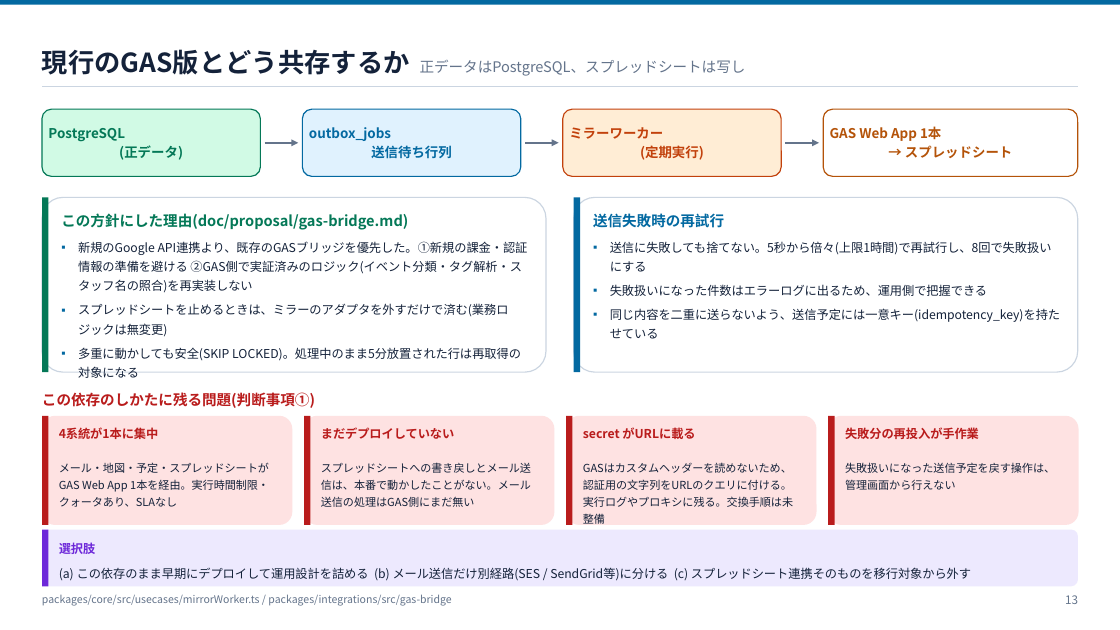
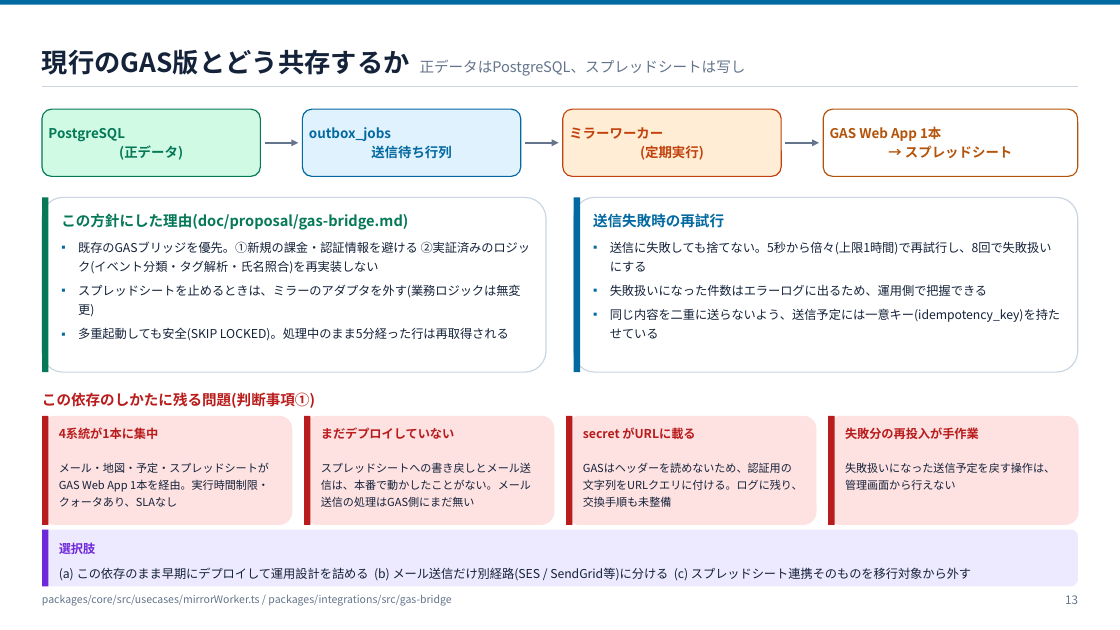
Before and after one commit to ohru131/katahimo-app, a slide deck: slide 13 of doc/slides/architecture.pptx. Drawn at 1120x630 pixels with LibreOffice and Linux fonts; fonts in the diff are those of the drawing. Boxes give left, top, right and bottom in pixels: in the first picture for what was removed or moved away, otherwise in the second. Text is boxed around its words. In the diff, an @@ line names an element or a change of style, - is before the commit and + after.

Commit message:
スライドのはみ出しを直し、pptx を再生成する (#24)
LibreOffice で3資料の全ページを描画して確認し、文字がカードや表の枠から
溢れていた箇所を直した。業務資料はカード高さの見積りと続きページ送りを
修正した結果 55枚になり、doc/README.md を更新。

```diff
--- a/doc/slides/architecture.pptx
+++ b/doc/slides/architecture.pptx
@@ text at [78, 241, 521, 341]: text changed @@
-▪ 新規のGoogle API連携より、既存のGASブリッジを優先した。①新規の課金・認証情報の準備を避ける ②GAS側で実証済みのロジック(イベント分類・タグ解析・スタッフ名の照合)を再実装しない
-▪ スプレッドシートを止めるときは、ミラーのアダプタを外すだけで済む(業務ロジックは無変更)
-▪ 多重に動かしても安全(SKIP LOCKED)。処理中のまま5分放置された行は再取得の対象になる
+▪ 既存のGASブリッジを優先。①新規の課金・認証情報を避ける ②実証済みのロジック(イベント分類・タグ解析・氏名照合)を再実装しない
+▪ スプレッドシートを止めるときは、ミラーのアダプタを外す(業務ロジックは無変更)
+▪ 多重起動しても安全(SKIP LOCKED)。処理中のまま5分経った行は再取得される
@@ text at [583, 462, 803, 507]: text changed @@
-GASはカスタムヘッダーを読めないため、認証用の文字列をURLのクエリに付ける。実行ログやプロキシに残る。交換手順は未整備
+GASはヘッダーを読めないため、認証用の文字列をURLクエリに付ける。ログに残り、交換手順も未整備
```
Also in this commit, not shown: 8 other slides changed, 6 other files.
